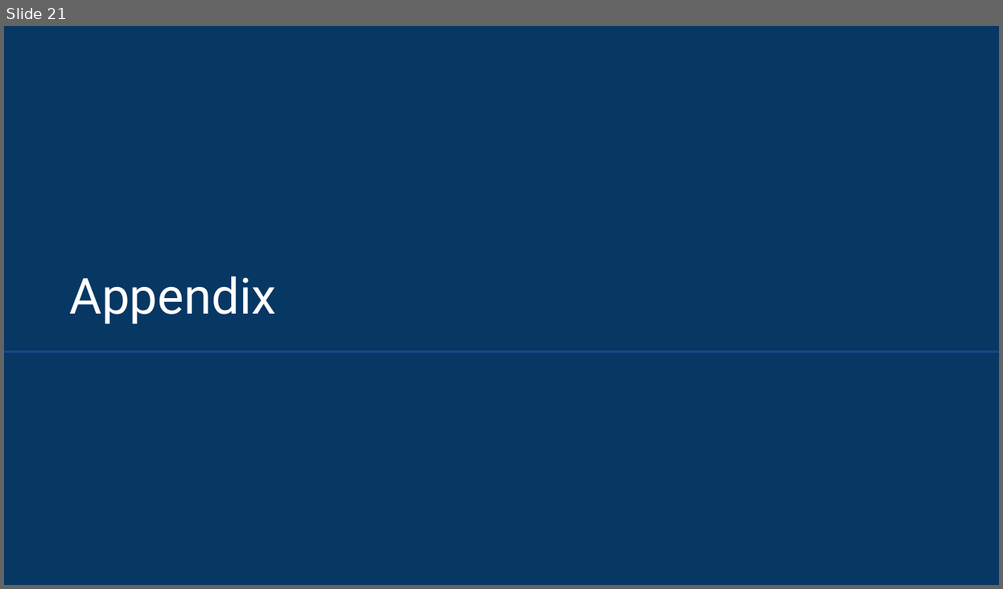
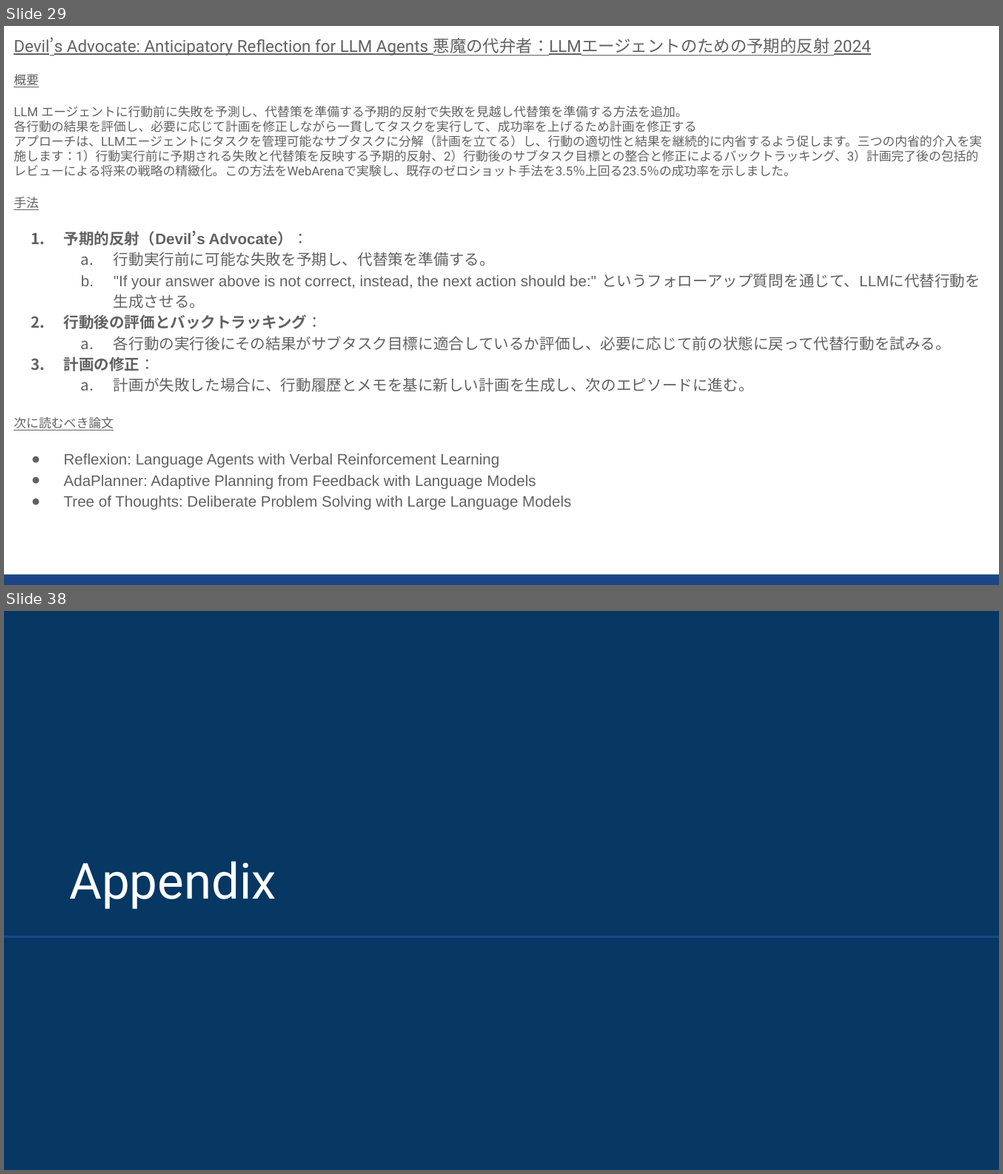
Before and after one commit to sekihan02/code_sundbox, a slide deck: 2024_LLM論文要約_6.pptx. Shown one above the other, each under a label of ours: slide 21 before the commit, slides 29 and 38 after it; the slides between them are not shown. The pictures are 1003x589 and 1003x1174 pixels, drawn with LibreOffice and Linux fonts; fonts in the diff are those of the drawing. Boxes give left, top, right and bottom in pixels: in the first picture for what was removed or moved away, otherwise in the second. Text is boxed around its words. In the diff, an @@ line names an element or a change of style, - is before the commit and + after.

```diff
--- a/2024_LLM論文要約_6.pptx
+++ b/2024_LLM論文要約_6.pptx
@@ slide 29 added at (x1=4, y1=26, x2=999, y2=585), background #FFFFFF @@
@@ text added at (x1=14, y1=37, x2=982, y2=510), 11 pt, text #616161 @@
+Devil’s Advocate: Anticipatory Reflection for LLM Agents 悪魔の代弁者：LLMエージェントのための予期的反射 2024
+概要
+LLM エージェントに行動前に失敗を予測し、代替策を準備する予期的反射で失敗を見越し代替策を準備する方法を追加。
+各行動の結果を評価し、必要に応じて計画を修正しながら一貫してタスクを実行して、成功率を上げるため計画を修正する
+アプローチは、LLMエージェントにタスクを管理可能なサブタスクに分解（計画を立てる）し、行動の適切性と結果を継続的に内省するよう促します。三つの内省的介入を実施します：1）行動実行前に予期される失敗と代替策を反映する予期的反射、2）行動後のサブタスク目標との整合と修正によるバックトラッキング、3）計画完了後の包括的レビューによる将来の戦略の精緻化。この方法をWebArenaで実験し、既存のゼロショット手法を3.5％上回る23.5％の成功率を示しました。
+手法
+1. 予期的反射（Devil’s Advocate）：
+  a. 行動実行前に可能な失敗を予期し、代替策を準備する。
+  b. "If your answer above is not correct, instead, the next action should be:" というフォローアップ質問を通じて、LLMに代替行動を生成させる。
+2. 行動後の評価とバックトラッキング：
+  a. 各行動の実行後にその結果がサブタスク目標に適合しているか評価し、必要に応じて前の状態に戻って代替行動を試みる。
+3. 計画の修正：
+  a. 計画が失敗した場合に、行動履歴とメモを基に新しい計画を生成し、次のエピソードに進む。
+次に読むべき論文
+● Reflexion: Language Agents with Verbal Reinforcement Learning
+● AdaPlanner: Adaptive Planning from Feedback with Language Models
+● Tree of Thoughts: Deliberate Problem Solving with Large Language Models
@@ rectangle added at (x1=4, y1=575, x2=999, y2=585), fill #1C4587 @@
@@ what was slide 21 is now slide 38 @@
```
Also in this commit, not shown: 16 other slides added, 1 other file.
